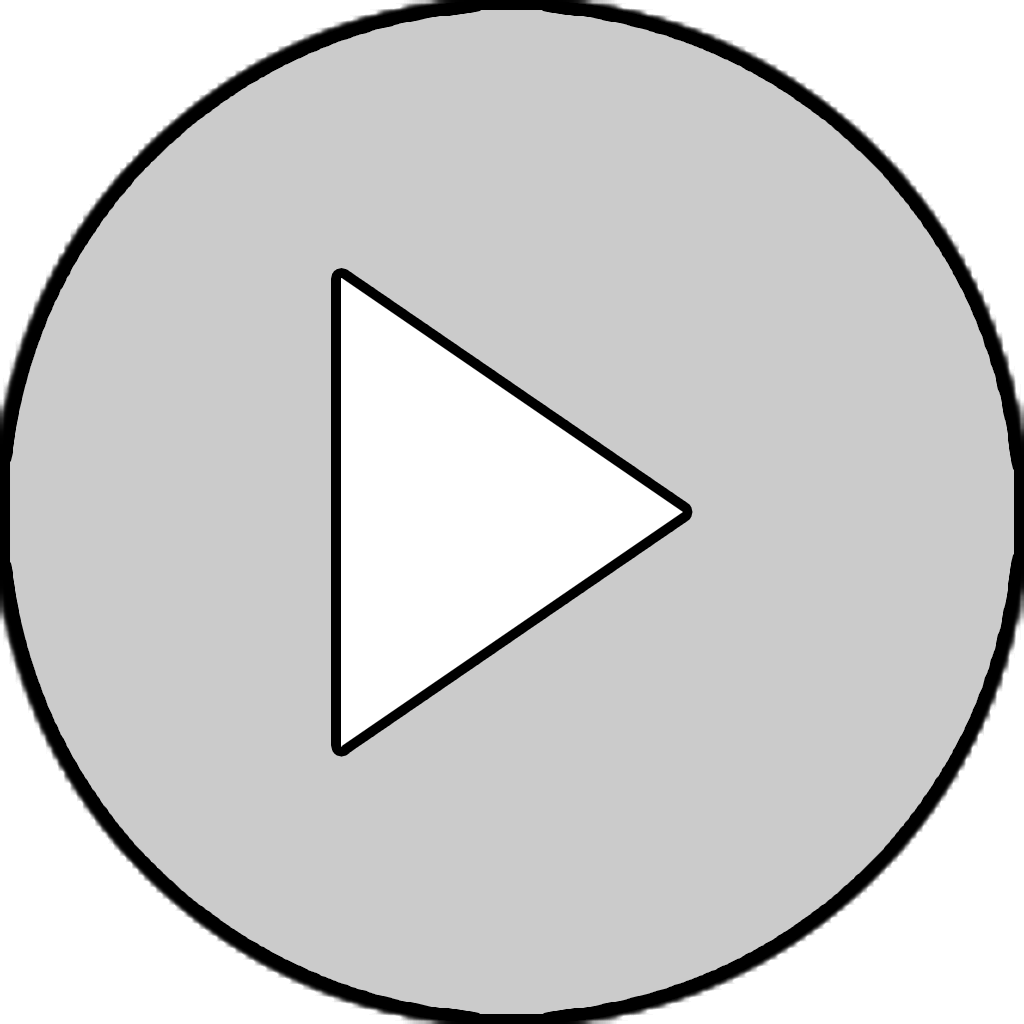
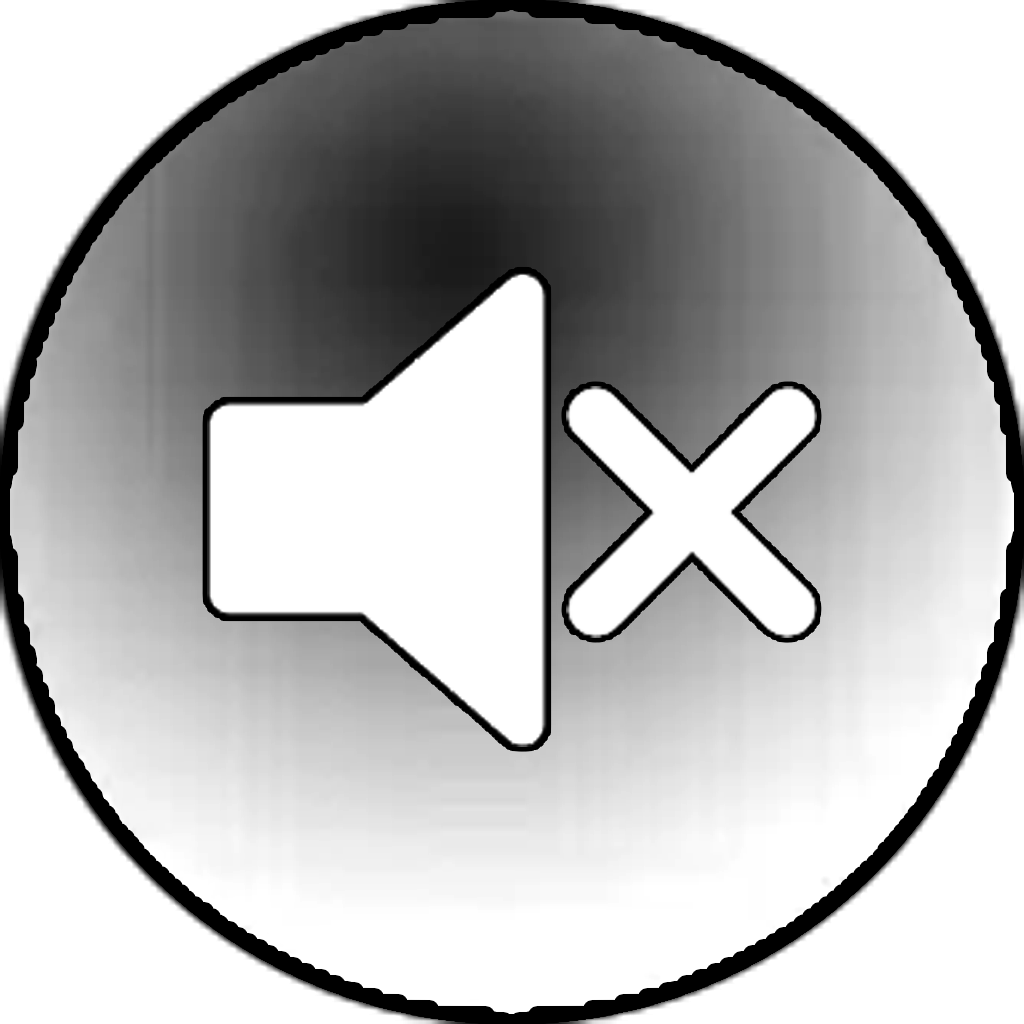
Before/after of a 1024×1024 layered artwork. What changed in the layer stack:
added layer "图层 10 副本" above "图层 10" over [207, 271, 817, 747]
hid "图层 2" over [341, 278, 683, 747]
hid "图层 7 副本 3" over [0, 0, 1024, 1024]
